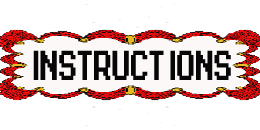
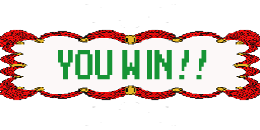
Before/after of a 260 x 130 layered artwork. What changed in the layer stack:
added layer "you win!!" above "1" over (58, 50, 207, 80)
hid "Instructions" over (33, 50, 231, 80)
